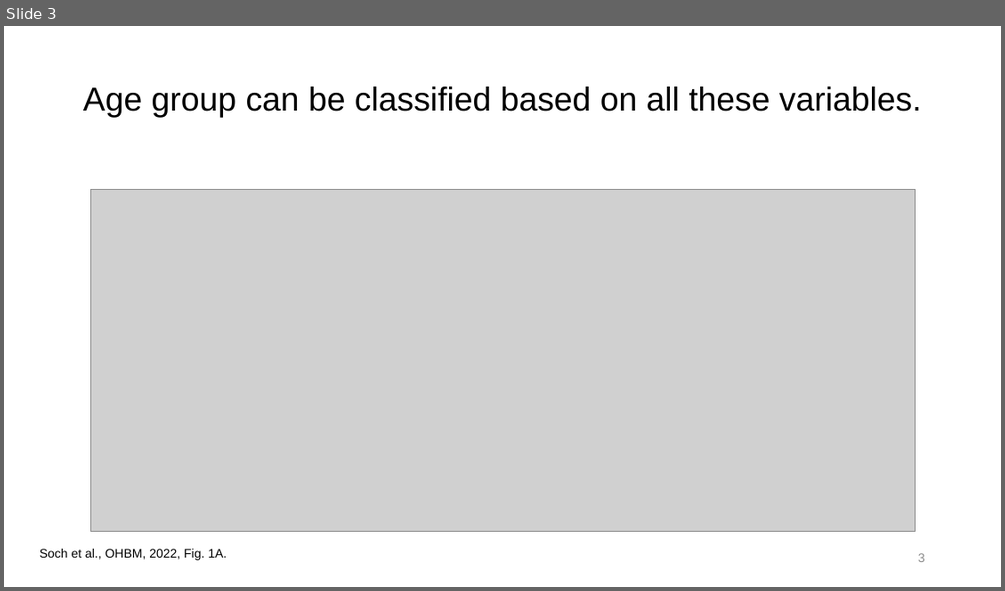
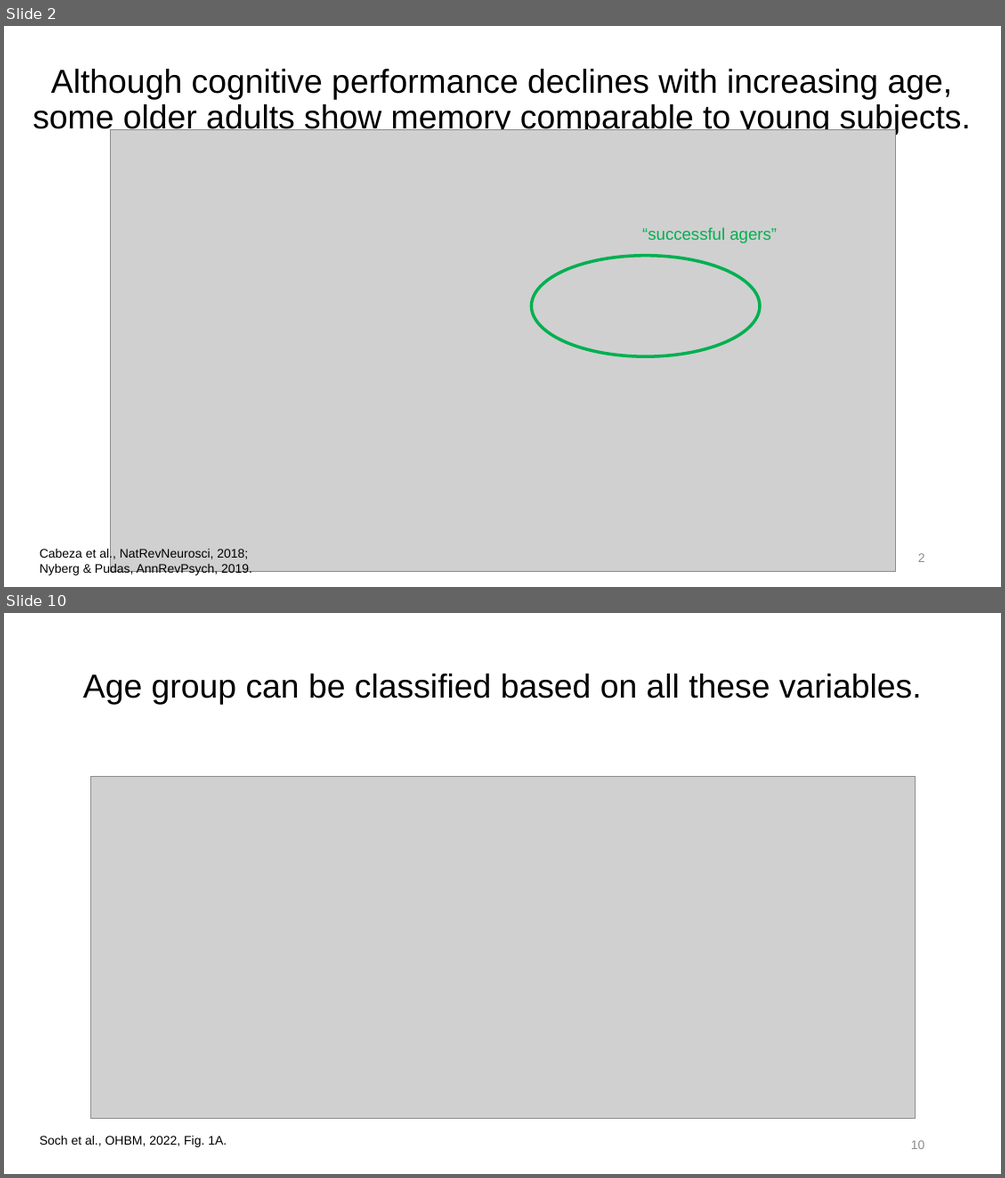
Before and after one commit to JoramSoch/OHBM_2022, a slide deck: Talks/OHBM_2022_Talk_B_FADE.pptx. Shown one above the other, each under a label of ours: slide 3 before the commit, slides 2 and 10 after it; the slides between them are not shown. The pictures are 1005x591 and 1005x1178 pixels, drawn with LibreOffice and Linux fonts; fonts in the diff are those of the drawing; grey boxes stand for pictures. Boxes give left, top, right and bottom in pixels: in the first picture for what was removed or moved away, otherwise in the second. Text is boxed around its words. In the diff, an @@ line names an element or a change of style, - is before the commit and + after.

```diff
--- a/Talks/OHBM_2022_Talk_B_FADE.pptx
+++ b/Talks/OHBM_2022_Talk_B_FADE.pptx
@@ slide 2 added at (4, 26, 1001, 587), background #FFFFFF @@
@@ title added at (32, 69, 971, 135), 32 pt, text #000000 @@
+Although cognitive performance declines with increasing age,
+some older adults show memory comparable to young subjects.
@@ picture added at (111, 130, 896, 572) @@
@@ text added at (642, 227, 777, 243), 16 pt, text #00B050 @@
+“successful agers”
@@ ellipse added at (531, 256, 760, 356), outline #00B050 3 pt @@
@@ text added at (40, 548, 252, 576), 12 pt, text #000000 @@
+Cabeza et al., NatRevNeurosci, 2018;
+Nyberg & Pudas, AnnRevPsych, 2019.
@@ page number added at (918, 553, 925, 562), 12 pt, text #8C8C8C @@
+2
@@ what was slide 3 is now slide 10 @@
@@ page number at (911, 1140, 925, 1149): text changed @@
-3
+10
```
Also in this commit, not shown: 3 slides changed, 10 other slides added, 1 slide removed, 2 other files.
